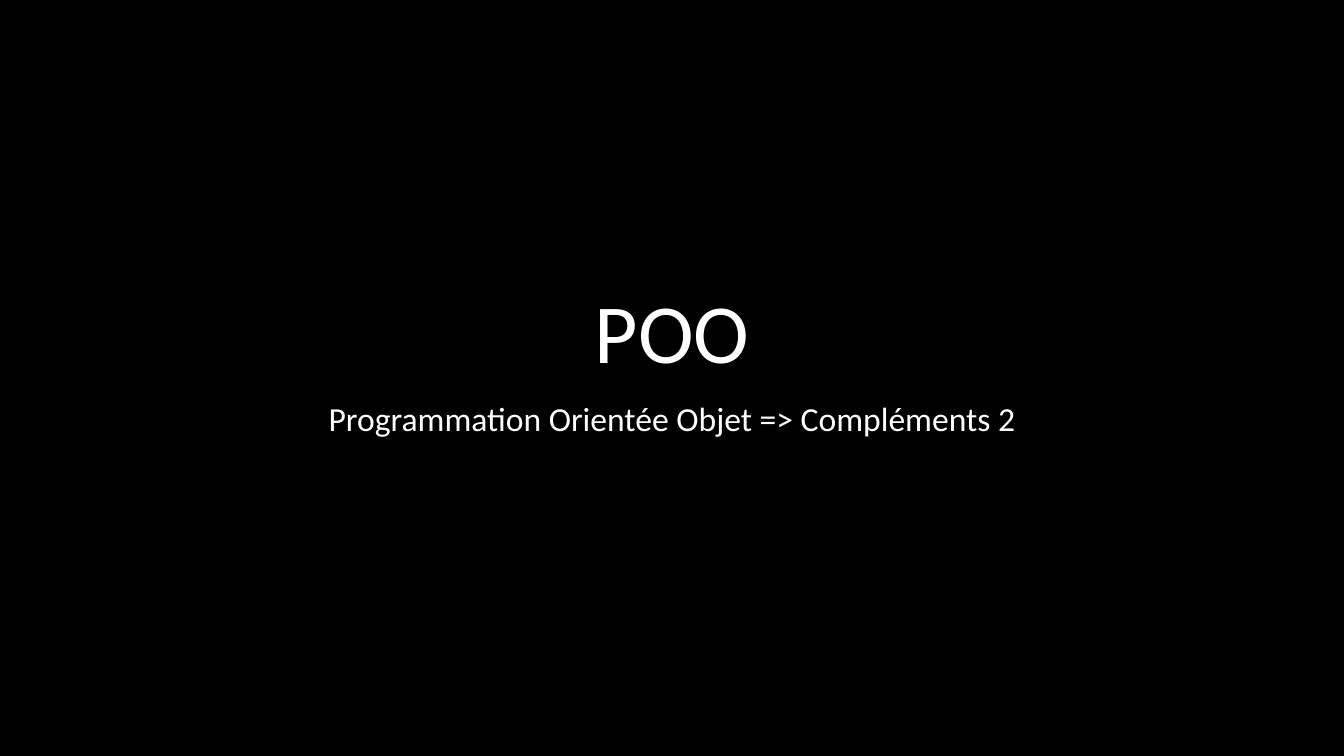
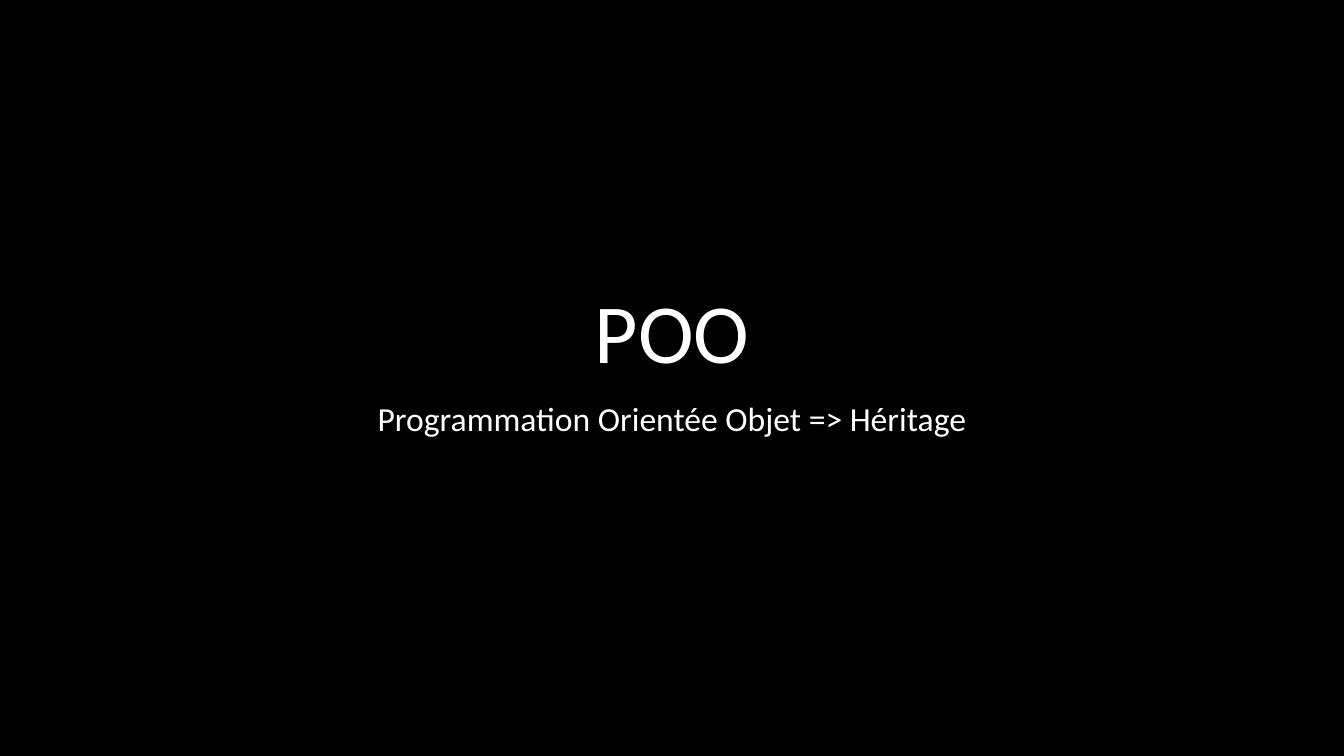
Before and after one commit to ETML-INF/320-POO, a slide deck: slide 1 of assets/04-01-heritage.pptx. Drawn at 1344x756 pixels with LibreOffice and Linux fonts; fonts in the diff are those of the drawing. Boxes give left, top, right and bottom in pixels: in the first picture for what was removed or moved away, otherwise in the second. Text is boxed around its words. In the diff, an @@ line names an element or a change of style, - is before the commit and + after.

```diff
--- a/assets/04-01-heritage.pptx
+++ b/assets/04-01-heritage.pptx
@@ subtitle at [378,407,966,437]: text changed @@
-Programmation Orientée Objet => Compléments 2
+Programmation Orientée Objet => Héritage
```
Also in this commit, not shown: 1 slide added, 4 slides removed.
